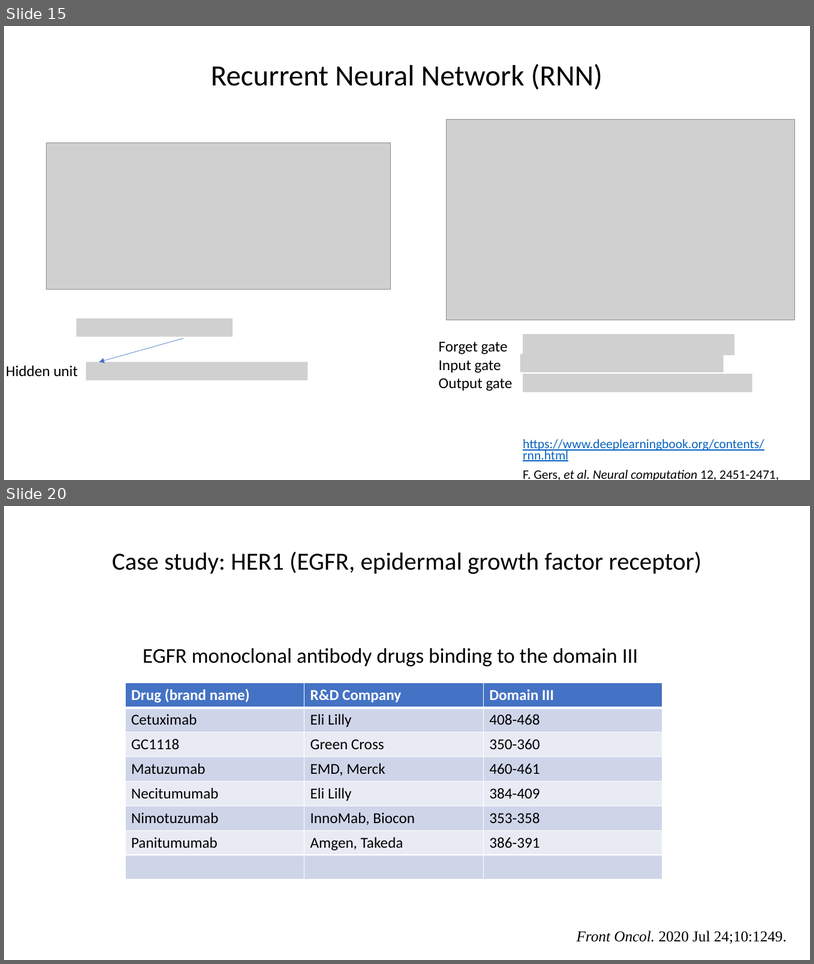
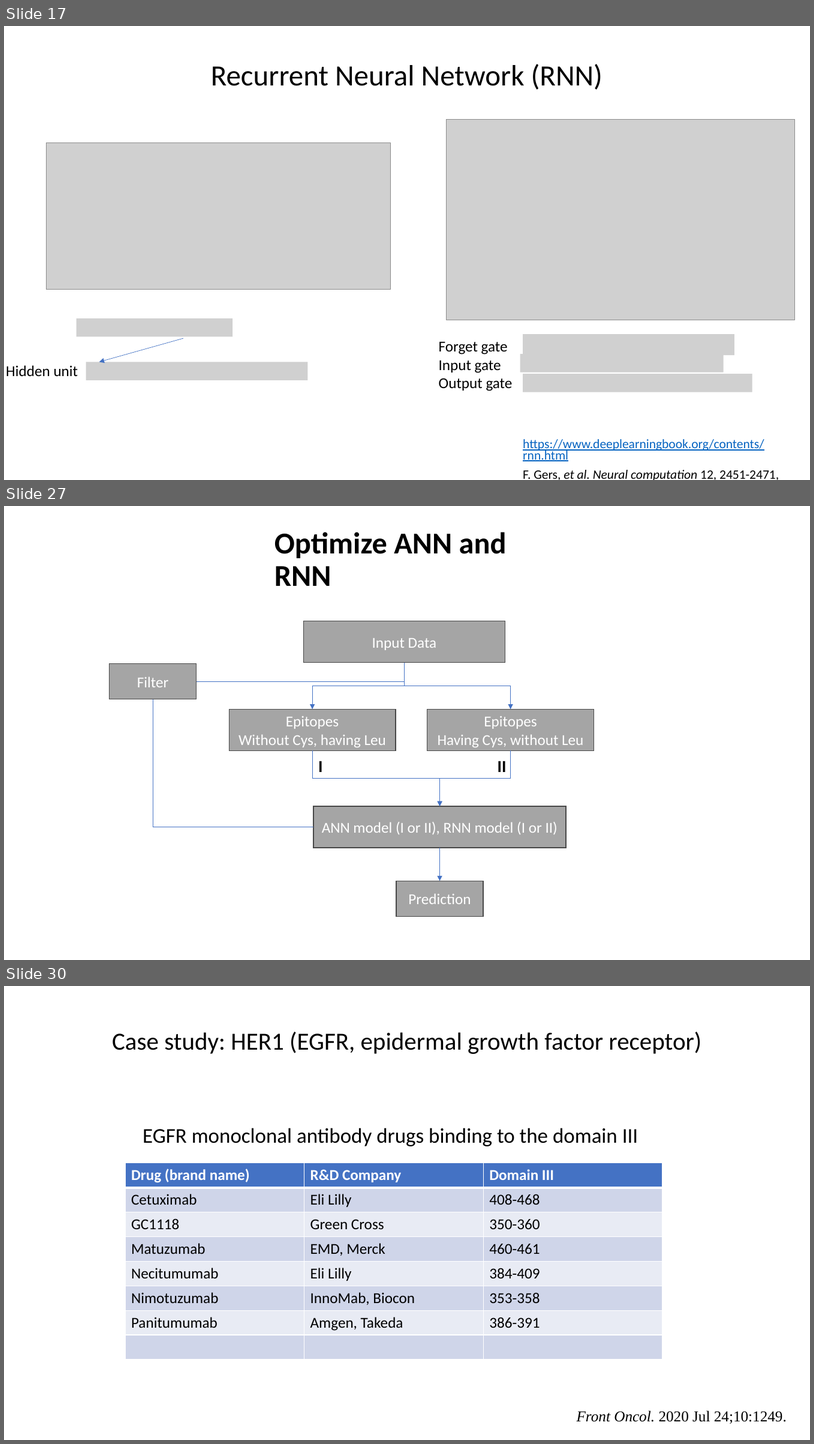
Before and after one commit to Tiezhengyuan/ml_epitope, a slide deck: Epitope_Prediction_TiezhengYuan.pptx. Shown one above the other, each under a label of ours: slides 15 and 20 before the commit, slides 17, 27 and 30 after it; the slides between them are not shown. The pictures are 814x964 and 814x1444 pixels, drawn with LibreOffice and Linux fonts; fonts in the diff are those of the drawing; grey boxes stand for pictures. Boxes give left, top, right and bottom in pixels: in the first picture for what was removed or moved away, otherwise in the second. Text is boxed around its words. In the diff, an @@ line names an element or a change of style, - is before the commit and + after.

```diff
--- a/Epitope_Prediction_TiezhengYuan.pptx
+++ b/Epitope_Prediction_TiezhengYuan.pptx
@@ slide 27 added at (x1=4, y1=506, x2=810, y2=960), background #FFFFFF @@
@@ title added at (x1=275, y1=532, x2=507, y2=586), 36 pt, text #000000, bold @@
+Optimize ANN and RNN
@@ rectangle added at (x1=304, y1=621, x2=506, y2=662), fill #A5A5A5, outline #484848 1 pt, 18 pt, text #FFFFFF @@
+Input Data
@@ rectangle added at (x1=109, y1=664, x2=197, y2=700), fill #A5A5A5, outline #484848 1 pt, 18 pt, text #FFFFFF @@
+Filter
@@ elbow arrow added from (404, 663) to (312, 709), #4472C4 0.5 pt @@
@@ elbow arrow added from (404, 663) to (511, 709), #4472C4 0.5 pt @@
@@ line added from (197, 681) to (404, 681), #4472C4 0.5 pt @@
@@ elbow line added from (153, 699) to (314, 826), #4472C4 0.5 pt @@
@@ rectangle added at (x1=229, y1=709, x2=396, y2=750), fill #A5A5A5, outline #484848 1 pt, 18 pt, text #FFFFFF @@
+Epitopes
+Without Cys, having Leu
@@ rectangle added at (x1=428, y1=709, x2=594, y2=750), fill #A5A5A5, outline #484848 1 pt, 18 pt, text #FFFFFF @@
+Epitopes
+Having Cys, without Leu
@@ elbow arrow added from (312, 750) to (440, 806), #4472C4 0.5 pt @@
@@ elbow arrow added from (511, 750) to (440, 806), #4472C4 0.5 pt @@
@@ text added at (x1=318, y1=760, x2=507, y2=772), 20 pt, text #000000, bold @@
+I II
@@ rectangle added at (x1=314, y1=806, x2=567, y2=847), fill #A5A5A5, outline #484848 1 pt, 18 pt, text #FFFFFF @@
+ANN model (I or II), RNN model (I or II)
@@ arrow added from (440, 847) to (440, 880), #4472C4 0.5 pt @@
@@ rectangle added at (x1=396, y1=880, x2=484, y2=916), fill #A5A5A5, outline #484848 1 pt, 18 pt, text #FFFFFF @@
+Prediction
@@ what was slide 15 is now slide 17 @@
@@ what was slide 20 is now slide 30 @@
```
Also in this commit, not shown: 9 slides changed, 9 other slides added.
